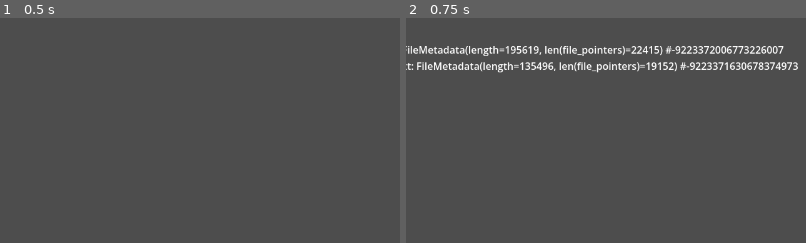
Above: before the commit, frames 1-2 (left to right).
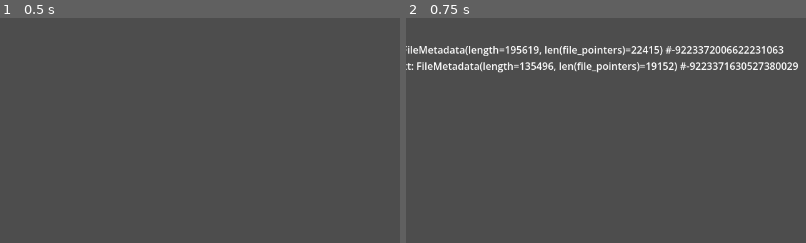
Above: after the commit, the same moments.

Repository: fish-food89/obfuscator89
Game: Godot game, scene res://scenes/main/main.tscn
Two runs of this game, one before a commit and one after it. Both use one fixed random seed, a clock stepped at 60 frames per second and the inputs below.
Inputs:
- Up to frame 1 (0.5 s): no input
- Up to frame 2 (0.75 s): click "Generate given name" at 0.5 s
The pictures show only the part of the screen within x 36-86%, y 0-50%; the shares and areas given below are measured in that part.

Frame 1 is identical in both runs. In frame 2, 0.4% of the frame differs, in the area x 81-98%, y 12-24%.

Commit message:
Created `Utils.not_implemented_error()`
A reusable pattern with which to mark functions
as place holders that can be spotted from the
debugger. Getter than usin `pass` in the function
body.

Diff:
--- a/src/singletons/utils.gd
+++ b/src/singletons/utils.gd
@@ -76,6 +76,17 @@
         return Error.OK
 
 
+func not_implemented_error() -> void:
+    var calling_function: Dictionary = get_stack()[1]
+    push_error(
+        "NOT IMPLEMENTED ERROR: `{function}` in `{source}` at line `{line}`.".format({
+            "function": calling_function["function"],
+            "source": calling_function["source"],
+            "line": calling_function["line"],
+        })
+    )
+
+
 func set_not_allowed(
         class_name_: String,
         variable_name_: String,
